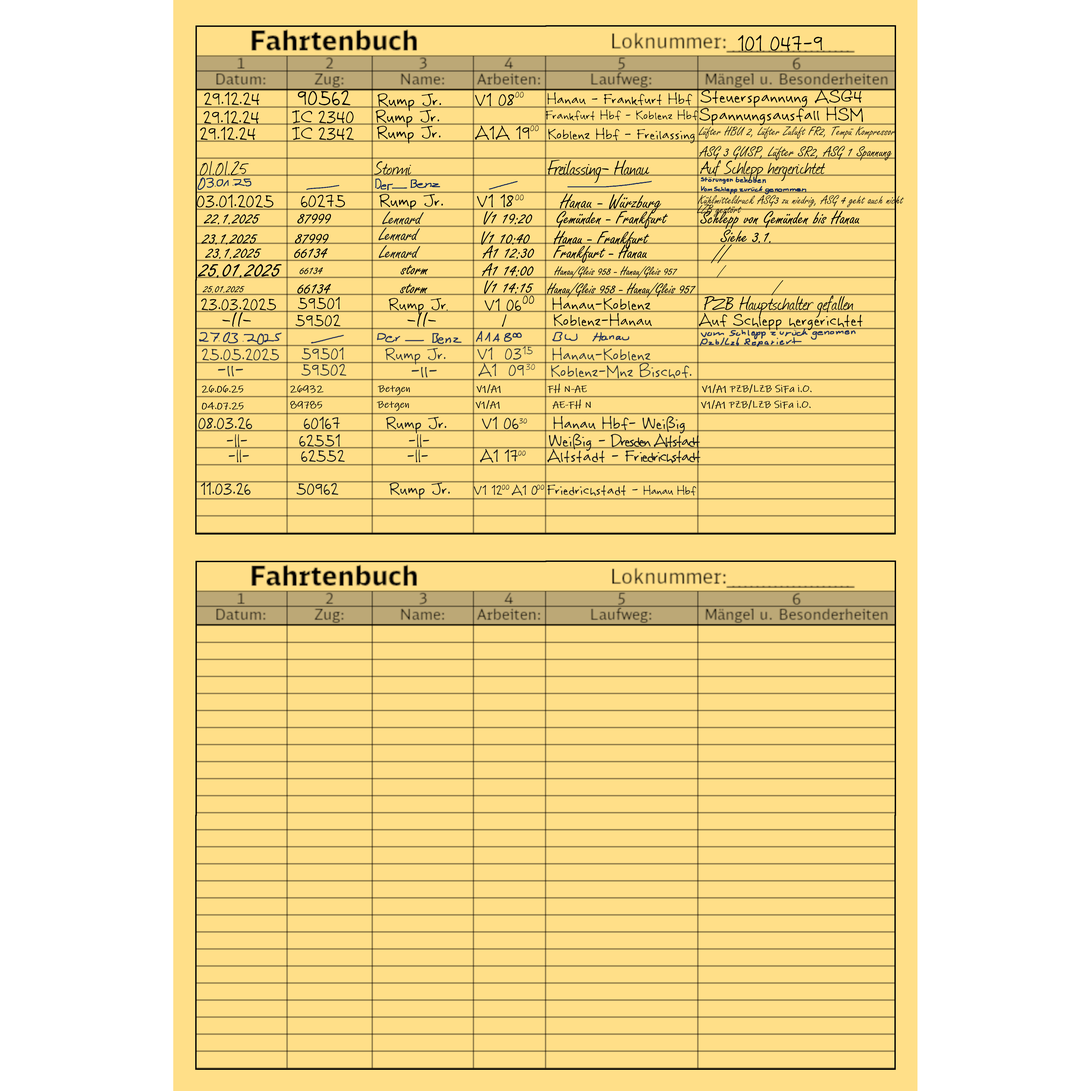
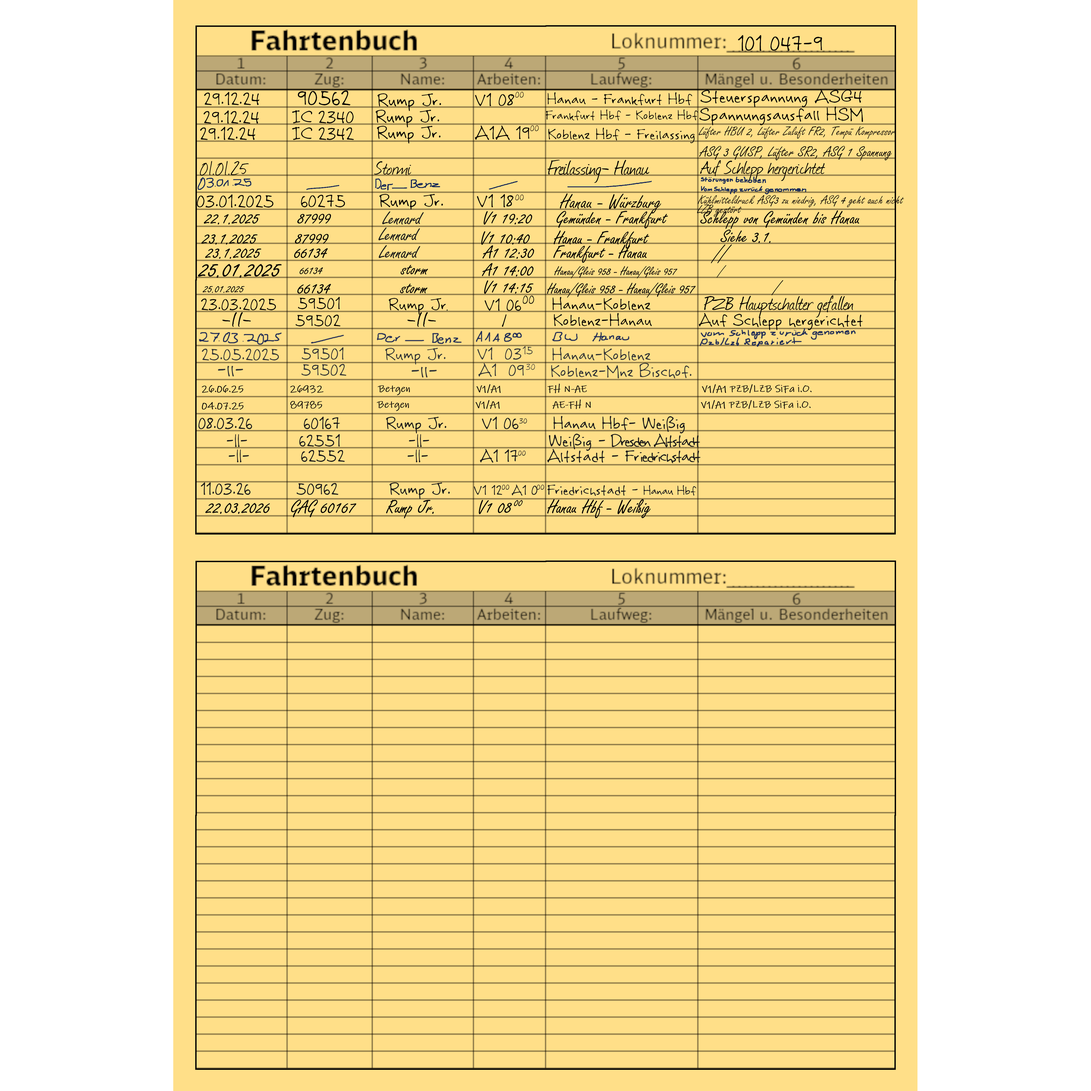
Layer changes from the first 1091px x 1091px image to the second:
added layer "22.03.2026 GAG 60167 R..." above "00 00" over [205, 499, 651, 519]
